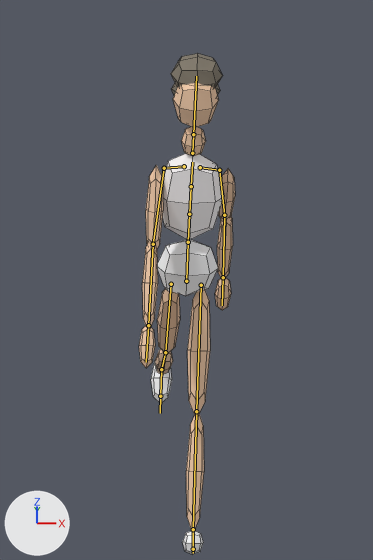
The Blender file assets/sprites/girl-10y-school/lowpoly/girl-10y-school.blend: old version first, new version second.
Both versions are drawn from the file's camera 'Cam'. Lighting does not change. The marker at lower left points along +X, +Y and +Z. The older version comes first. Both versions are drawn at frame 9 of the action 'walk'; the numbers are the values there. The bones that bend it are drawn over the model as lines. Mesh edges are drawn as thin lines.

The first picture shows 'girl-10y-school_lowpoly'.
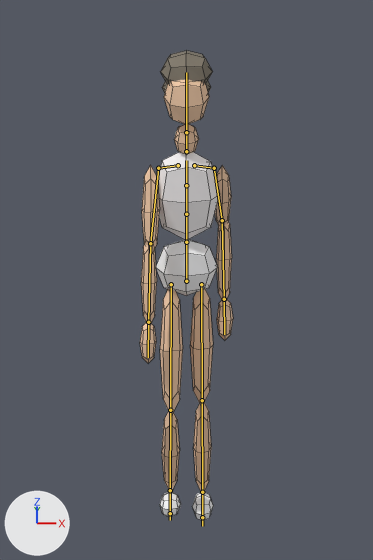
Commit message: fix(assets): walk v2 贴地相重做（IK接触帧+三指标达标）

Changed parts and their boxes [x1, y1, x2, y2] in the pictures (373 x 560 px):
'girl-10y-school_lowpoly', posed (6% shorter)
    before: [139, 53, 235, 555]
    after: [140, 50, 233, 521]
bone 'mixamorig:Hips', root to tip
    before: (186, 281) to (188, 242)
    after: (186, 281) to (186, 242)
bone 'mixamorig:Spine1', root to tip
    before: (189, 214) to (191, 186)
    after: (186, 214) to (186, 185)
bone 'mixamorig:LeftArm', root to tip
    before: (219, 170) to (224, 215)
    after: (214, 168) to (222, 220)
bone 'mixamorig:LeftForeArm', root to tip
    before: (224, 215) to (223, 277)
    after: (222, 220) to (224, 299)
bone 'mixamorig:RightArm', root to tip
    before: (164, 168) to (153, 244)
    after: (158, 168) to (150, 243)
bone 'mixamorig:RightForeArm', root to tip
    before: (153, 244) to (148, 325)
    after: (150, 243) to (148, 322)
bone 'mixamorig:LeftUpLeg', root to tip
    before: (201, 285) to (196, 411)
    after: (201, 284) to (202, 400)
bone 'mixamorig:LeftLeg', root to tip
    before: (196, 411) to (193, 529)
    after: (202, 400) to (202, 492)
bone 'mixamorig:LeftFoot', root to tip
    before: (193, 529) to (193, 549)
    after: (202, 492) to (202, 517)
bone 'mixamorig:RightUpLeg', root to tip
    before: (171, 284) to (165, 352)
    after: (171, 284) to (170, 410)
bone 'mixamorig:RightLeg', root to tip
    before: (165, 352) to (161, 369)
    after: (170, 410) to (170, 490)
bone 'mixamorig:RightFoot', root to tip
    before: (161, 369) to (160, 396)
    after: (170, 490) to (170, 513)

Edits to the bpy script that builds the scene:
```text
Change bone_mixamorig_hips:
    where bone_mixamorig_hips = bpy.data.objects['Armature'].pose.bones['mixamorig:Hips']
    bone_mixamorig_hips.rotation_quaternion: (1.0, 0.0, 0.0, -0.022) -> (1.0, 0.0, 0.0, 0.0)  # degrees (0, 0, -2) -> degrees (0, 0, 0)
Change bone_mixamorig_spine1:
    where bone_mixamorig_spine1 = bpy.data.objects['Armature'].pose.bones['mixamorig:Spine1']  # child of 'mixamorig:Spine'
    bone_mixamorig_spine1.rotation_quaternion: (1.0, 0.02, 0.0, 0.0) -> (1.0, 0.0, 0.0, 0.0)  # degrees (2, 0, 0) -> degrees (0, 0, 0)
Change bone_mixamorig_leftarm:
    where bone_mixamorig_leftarm = bpy.data.objects['Armature'].pose.bones['mixamorig:LeftArm']  # child of 'mixamorig:LeftShoulder'
    bone_mixamorig_leftarm.rotation_quaternion: (0.981, 0.192, 0.02, 0.02) -> (0.989, 0.149, 0.016, 0.016)  # degrees (22, 2, 3) -> degrees (17, 2, 2)
Change bone_mixamorig_leftforearm:
    where bone_mixamorig_leftforearm = bpy.data.objects['Armature'].pose.bones['mixamorig:LeftForeArm']  # child of 'mixamorig:LeftArm'
    bone_mixamorig_leftforearm.rotation_quaternion: (0.992, -0.125, -0.002, -0.002) -> (0.962, -0.273, -0.005, -0.005)  # degrees (-14, 0, 0) -> degrees (-32, -1, 0)
Change bone_mixamorig_rightarm:
    where bone_mixamorig_rightarm = bpy.data.objects['Armature'].pose.bones['mixamorig:RightArm']  # child of 'mixamorig:RightShoulder'
    bone_mixamorig_rightarm.rotation_quaternion: (0.981, -0.192, 0.02, 0.02) -> (0.989, -0.149, 0.016, 0.016)  # degrees (-22, 3, 2) -> degrees (-17, 2, 2)
Change bone_mixamorig_rightforearm:
    where bone_mixamorig_rightforearm = bpy.data.objects['Armature'].pose.bones['mixamorig:RightForeArm']  # child of 'mixamorig:RightArm'
    bone_mixamorig_rightforearm.rotation_quaternion: (0.992, -0.125, 0.002, 0.002) -> (1.0, 0.027, -0.001, -0.001)  # degrees (-14, 0, 0) -> degrees (3, 0, 0)
Change bone_mixamorig_leftupleg:
    where bone_mixamorig_leftupleg = bpy.data.objects['Armature'].pose.bones['mixamorig:LeftUpLeg']  # child of 'mixamorig:Hips'
    bone_mixamorig_leftupleg.rotation_quaternion: (0.972, -0.236, -0.001, -0.001) -> (0.998, -0.056, 0.0, 0.0)  # degrees (-27, 0, 0) -> degrees (-6, 0, 0)
Change bone_mixamorig_leftleg:
    where bone_mixamorig_leftleg = bpy.data.objects['Armature'].pose.bones['mixamorig:LeftLeg']  # child of 'mixamorig:LeftUpLeg'
    bone_mixamorig_leftleg.rotation_quaternion: (1.0, 0.0, 0.0, 0.0) -> (0.99, 0.139, 0.001, 0.001)  # degrees (0, 0, 0) -> degrees (16, 0, 0)
Change bone_mixamorig_leftfoot:
    where bone_mixamorig_leftfoot = bpy.data.objects['Armature'].pose.bones['mixamorig:LeftFoot']  # child of 'mixamorig:LeftLeg'
    bone_mixamorig_leftfoot.rotation_quaternion: (1.0, 0.0, 0.0, 0.0) -> (0.986, -0.166, 0.0, 0.0)  # degrees (0, 0, 0) -> degrees (-19, 0, 0)
Change bone_mixamorig_rightupleg:
    where bone_mixamorig_rightupleg = bpy.data.objects['Armature'].pose.bones['mixamorig:RightUpLeg']  # child of 'mixamorig:Hips'
    bone_mixamorig_rightupleg.rotation_quaternion: (0.972, 0.236, -0.001, -0.001) -> (0.981, -0.192, 0.001, 0.001)  # degrees (27, 0, 0) -> degrees (-22, 0, 0)
Change bone_mixamorig_rightleg:
    where bone_mixamorig_rightleg = bpy.data.objects['Armature'].pose.bones['mixamorig:RightLeg']  # child of 'mixamorig:RightUpLeg'
    bone_mixamorig_rightleg.rotation_quaternion: (0.978, 0.211, -0.001, -0.001) -> (0.942, 0.336, -0.002, -0.002)  # degrees (24, 0, 0) -> degrees (39, 0, 0)
Change bone_mixamorig_rightfoot:
    where bone_mixamorig_rightfoot = bpy.data.objects['Armature'].pose.bones['mixamorig:RightFoot']  # child of 'mixamorig:RightLeg'
    bone_mixamorig_rightfoot.rotation_quaternion: (1.0, 0.0, 0.0, 0.0) -> (0.955, -0.296, 0.0, 0.0)  # degrees (0, 0, 0) -> degrees (-34, 0, 0)
```
